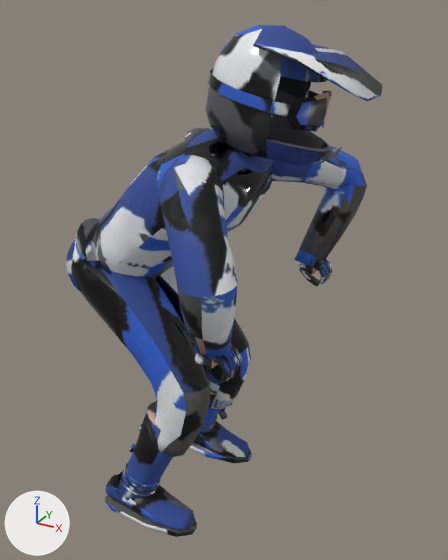
Renders of the glTF model public/models/rider-race-lod.glb from each side of a commit.
Both versions are drawn from a 50 mm camera at (1.565, -1.487, 1.585) aimed at (0.724, 0.04, 0.821). Arrows for +X, +Y and +Z are at lower left; the lights stay in place. The first picture is the older version. Vertices at exactly the same position are counted once.

The first picture shows 'rider'.
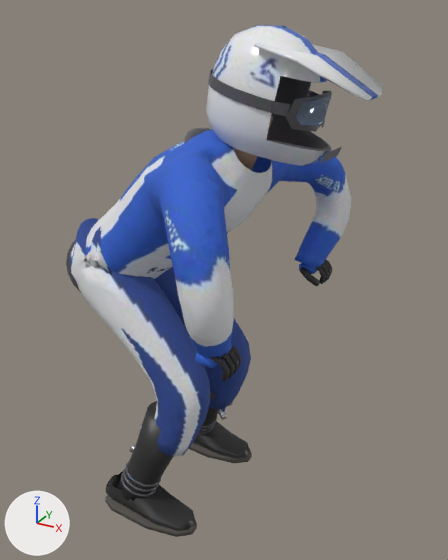
Boxes (x1, y1, x2, y2) around the edits, measured in the pictures (448 x 560 px; the box of a moved part takes in the faces that stretch with it):
part 1 of me_rider, moved or reshaped: before (110, 130, 367, 358); after (110, 130, 351, 358)
part 2 of me_rider, surface changed: (66, 25, 382, 537) in both

Patch to the scene script:
```diff
--- a/public/models/rider-race-lod.glb.py
+++ b/public/models/rider-race-lod.glb.py
@@ me_rider @@
 # used by ob_rider; location = (0.0, 0.0, 0.0)
-me_rider.from_pydata(...)  # 3063 vertices, 5879 faces; spans x 0.22..1.15, y -0.51..0.51, z 0.03..1.55
+me_rider.from_pydata(...)  # 3093 vertices, 5879 faces; spans x 0.22..1.15, y -0.47..0.47, z 0.03..1.55
+# me_rider part 1: 74 vertices moved from x 0.59..1.0, y -0.51..0.5, z 0.9..1.25 to x 0.57..0.98, y -0.46..0.46, z 0.89..1.25; 255 vertices removed from x 0.55..1.02, y -0.51..0.51, z 0.88..1.28; 291 vertices added at x 0.56..0.99, y -0.47..0.47, z 0.89..1.28
+# me_rider part 2: 4975 kept faces spanning x 0.22..1.15, y -0.46..0.46, z 0.03..1.55 get new texture (UV) coordinates
+# other edits to the shape of me_rider do not show in these pictures
 me_rider.materials.append(mat_rider_rookie)
```
